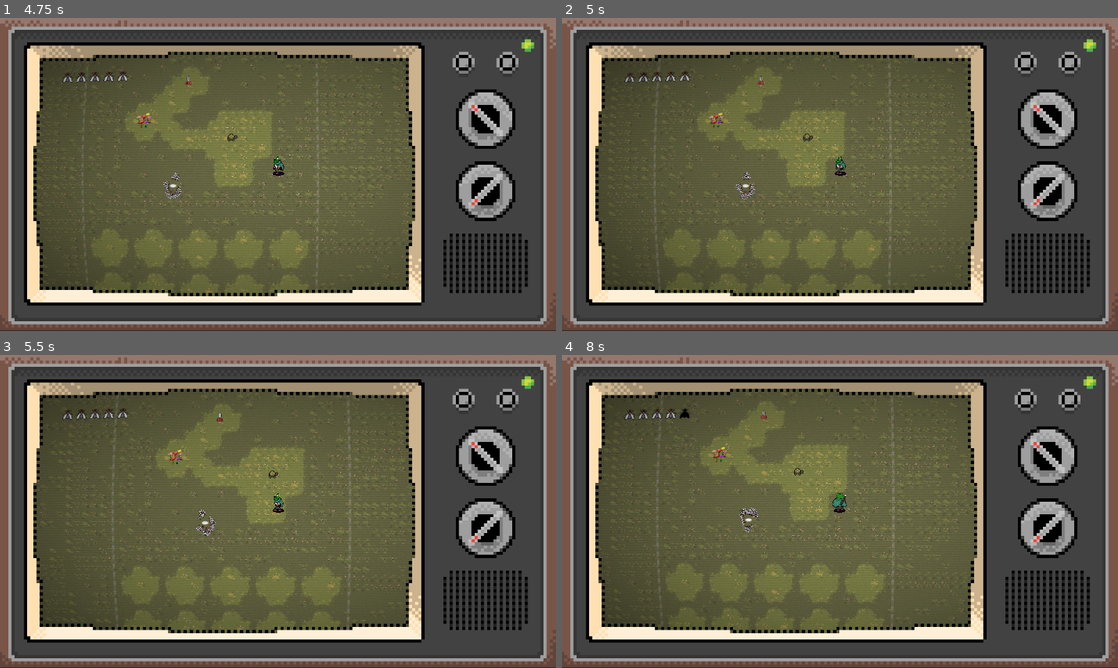
Above: before the commit, frames 1-4 (two rows, left to right).
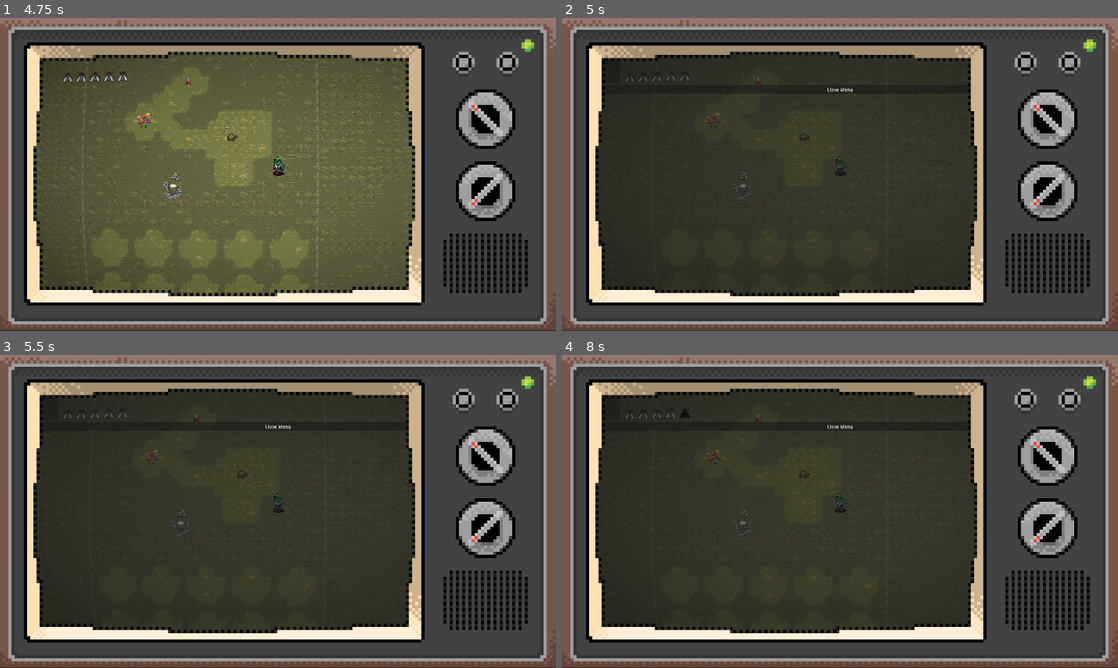
Above: after the commit, the same moments.

Repository: Teddybar5/FroggysBigDay
Game: Godot game, scene res://scenes/ui/MainMenu.tscn
The game is run twice, just before and just after one commit, with the same random seed, the same clock (stepped at 60 frames per second) and the same inputs.
Inputs (mouse positions are in pixels of both pictures, inside the frame that each line leads up to):
- Up to frame 1 (4.75 s): click (194, 146) at 0.5 s; hold D (right) 1.28-2.03 s; hold E (interact) 1.28-2.03 s; hold S (down) 2.03-2.78 s; tap E (interact) at 2.1, 3.6 s; hold D (right) 2.78-3.53 s; hold E (interact) 2.78-3.53 s; hold W (up) 3.53-4.28 s; hold A (left) from 4.28 s (still down); hold E (interact) from 4.28 s (still down)
- Up to frame 2 (5 s): keep holding A (left); keep holding E (interact); tap Q (toggle_quest_menu, bound only after the commit) at 4.9 s
- Up to frame 3 (5.5 s): keep holding A (left); release E (interact) at 5.03 s; tap E (interact) at 5.1 s
- Up to frame 4 (8 s): release A (left) at 5.78 s; hold S (down) 5.78-6.53 s; hold E (interact) 5.78-6.53 s; hold D (right) 6.53-7.28 s; tap E (interact) at 6.6 s; hold W (up) from 7.28 s (still down); hold E (interact) from 7.28 s (still down)

Frame 1 is identical in both runs. In frame 2, 48% of the frame differs, in the area x 6-75%, y 10-89%; in frame 3, 47%; in frame 4, 48%.

Commit message:
Quest Menu Functionality

Diff:
--- a/froggys-big-day/project.godot
+++ b/froggys-big-day/project.godot
@@ -14,6 +14,10 @@
 run/main_scene="uid://d38gabgdvuyhe"
 config/features=PackedStringArray("4.7", "GL Compatibility")
 config/icon="res://icon.svg"
+
+[autoload]
+
+QuestManager="*uid://dfi6apo351w3g"
 
 [display]
 
@@ -52,6 +56,11 @@
 "events": [Object(InputEventKey,"resource_local_to_scene":false,"resource_name":"","device":-1,"window_id":0,"alt_press …(192 unchanged characters)…
 ]
 }
+toggle_quest_menu={
+"deadzone": 0.2,
+"events": [Object(InputEventKey,"resource_local_to_scene":false,"resource_name":"","device":-1,"window_id":0,"alt_pressed":false,"shift_pressed":false,"ctrl_pressed":false,"meta_pressed":false,"pressed":false,"keycode":0,"physical_keycode":81,"key_label":0,"unicode":113,"location":0,"echo":false,"script":null)
+]
+}
 
 [layer_names]
 
--- /dev/null
+++ b/froggys-big-day/quests/data/test1Quest.tres
@@ -0,0 +1,11 @@
+[gd_resource type="Resource" script_class="Quest" format=3 uid="uid://cbdy3g0kshw6p"]
+
+[ext_resource type="Script" uid="uid://cqchtwqel3tem" path="res://quests/quest.gd" id="1_yn50l"]
+
+[resource]
+script = ExtResource("1_yn50l")
+id = "000"
+title = "Test1"
+description = "This is simply a test qest, there is nothing more to see, this is just to test if it works I HOPE IT WORKS HERE ARE MORE WORDS LOL"
+objectives = Array[String](["Complete task 1", "Complete task 2"])
+metadata/_custom_type_script = "uid://cqchtwqel3tem"
--- /dev/null
+++ b/froggys-big-day/quests/data/test2Quest.tres
@@ -0,0 +1,11 @@
+[gd_resource type="Resource" script_class="Quest" format=3 uid="uid://bq50m6q0i4t5u"]
+
+[ext_resource type="Script" uid="uid://cqchtwqel3tem" path="res://quests/quest.gd" id="1_l4se1"]
+
+[resource]
+script = ExtResource("1_l4se1")
+id = "001"
+title = "Test2"
+description = "This is another test, lets hope it still works, a lot of information can go here and stuff"
+objectives = Array[String](["Complete task 1"])
+metadata/_custom_type_script = "uid://cqchtwqel3tem"
--- /dev/null
+++ b/froggys-big-day/quests/quest.gd
@@ -0,0 +1,8 @@
+class_name Quest
+extends Resource
+
+@export var id: String
+@export var title: String
+@export_multiline var description: String
+@export var objectives: Array[String]
+@export var completed: bool = false
--- /dev/null
+++ b/froggys-big-day/quests/quest_manager.gd
@@ -0,0 +1,35 @@
+extends Node
+
+signal quests_changed
+
+var quests: Array[Quest] = []
+
+func _ready() -> void:
+	load_all_quests("res://quests/data/")
+
+func load_all_quests(path: String) -> void:
+	var dir := DirAccess.open(path)
+	if dir == null:
+		push_error("Could not open quest folder: " + path)
+		return
+	for file_name in dir.get_files():
+		print("Found file: ", file_name)
+		file_name = file_name.trim_suffix(".remap")
+		if file_name.ends_with(".tres"):
+			var quest := load(path + file_name) as Quest
+			if quest:
+				quests.append(quest)
+			else:
+				push_warning("Not a Quest resource: " + file_name)
+		else:
+			push_warning("Skipped (not .tres): " + file_name)
+
+func get_active_quests() -> Array[Quest]:
+	return quests.filter(func(q: Quest): return not q.completed)
+
+func complete_quest(id: String) -> void:
+	for q in quests:
+		if q.id == id:
+			q.completed = true
+			quests_changed.emit()
+			return
--- a/froggys-big-day/scenes/levels/MainLevel.tscn
+++ b/froggys-big-day/scenes/levels/MainLevel.tscn
@@ -13,6 +13,7 @@
 [ext_resource type="Shader" uid="uid://d11lkdsbrqmy6" path="res://scenes/levels/MainLevel.gdshader" id="11_qb1ua"]
 [ext_resource type="Texture2D" uid="uid://c2v5aorduu02o" path="res://assets/art/sprites/TV.png" id="11_xw3i5"]
 [ext_resource type="Script" uid="uid://dtjfgsnlrmliv" path="res://scripts/filter.gd" id="12_1x1s3"]
+[ext_resource type="PackedScene" uid="uid://6snwrejtmlib" path="res://scenes/ui/QuestMenu.tscn" id="14_viy5o"]
 
 [sub_resource type="ShaderMaterial" id="ShaderMaterial_ri2x3"]
 shader = ExtResource("11_qb1ua")
@@ -103,4 +104,6 @@
 scale = Vector2(0.90028083, 0.9004166)
 texture = ExtResource("11_xw3i5")
 
+[node name="QuestMenu" parent="." unique_id=968596364 instance=ExtResource("14_viy5o")]
+
 [editable path="CanvasLayer/DialogueScrollBox"]
--- /dev/null
+++ b/froggys-big-day/scenes/ui/QuestMenu.tscn
@@ -0,0 +1,54 @@
+[gd_scene format=3 uid="uid://6snwrejtmlib"]
+
+[ext_resource type="Script" uid="uid://dfdd0oiyaiox3" path="res://scripts/quest_menu.gd" id="1_ctxka"]
+
+[node name="QuestMenu" type="CanvasLayer" unique_id=968596364]
+script = ExtResource("1_ctxka")
+
+[node name="Panel" type="Panel" parent="." unique_id=1887196139]
+anchors_preset = 15
+anchor_right = 1.0
+anchor_bottom = 1.0
+grow_horizontal = 2
+grow_vertical = 2
+
+[node name="MarginContainer" type="MarginContainer" parent="Panel" unique_id=1771747378]
+layout_mode = 1
+anchors_preset = 15
+anchor_right = 1.0
+anchor_bottom = 1.0
+offset_bottom = -5.0
+grow_horizontal = 2
+grow_vertical = 2
+
+[node name="VBoxContainer" type="VBoxContainer" parent="Panel/MarginContainer" unique_id=778665334]
+layout_mode = 2
+
+[node name="Title" type="Label" parent="Panel/MarginContainer/VBoxContainer" unique_id=2054895107]
+layout_mode = 2
+text = "Quest Menu"
+horizontal_alignment = 1
+vertical_alignment = 1
+
+[node name="HSplitContainer" type="HSplitContainer" parent="Panel/MarginContainer/VBoxContainer" unique_id=429753673]
+layout_mode = 2
+
+[node name="QuestList" type="ItemList" parent="Panel/MarginContainer/VBoxContainer/HSplitContainer" unique_id=1498017196]
+custom_minimum_size = Vector2(200, 200)
+layout_mode = 2
+
+[node name="QuestDetails" type="VBoxContainer" parent="Panel/MarginContainer/VBoxContainer/HSplitContainer" unique_id=1536066092]
+layout_mode = 2
+
+[node name="QuestName" type="Label" parent="Panel/MarginContainer/VBoxContainer/HSplitContainer/QuestDetails" unique_id=1442562515]
+layout_mode = 2
+
+[node name="Description" type="RichTextLabel" parent="Panel/MarginContainer/VBoxContainer/HSplitContainer/QuestDetails" unique_id=2064976264]
+layout_mode = 2
+
+[node name="Objectives" type="VBoxContainer" parent="Panel/MarginContainer/VBoxContainer/HSplitContainer/QuestDetails" unique_id=1757423066]
+layout_mode = 2
+
+[node name="CloseButton" type="Button" parent="Panel/MarginContainer/VBoxContainer" unique_id=994992588]
+layout_mode = 2
+text = "Close Menu"
--- /dev/null
+++ b/froggys-big-day/scripts/quest_menu.gd
@@ -0,0 +1,84 @@
+extends CanvasLayer
+
+@onready var panel: Control = $Panel
+@onready var quest_list: ItemList = $Panel/MarginContainer/VBoxContainer/HSplitContainer/QuestList
+@onready var close_button: Button = $Panel/MarginContainer/VBoxContainer/CloseButton
+
+# New: details panel references
+@onready var quest_name_label: Label = $Panel/MarginContainer/VBoxContainer/HSplitContainer/QuestDetails/QuestName
+@onready var description_label: RichTextLabel = $Panel/MarginContainer/VBoxContainer/HSplitContainer/QuestDetails/Description
+@onready var objectives_box: VBoxContainer = $Panel/MarginContainer/VBoxContainer/HSplitContainer/QuestDetails/Objectives
+
+
+func _ready() -> void:
+	#Keep working while the game is paused
+	process_mode = Node.PROCESS_MODE_ALWAYS
+	panel.hide()
+	close_button.pressed.connect(close_menu)
+	quest_list.item_selected.connect(_on_quest_selected)
+
+func _unhandled_input(event: InputEvent) -> void:
+	if event.is_action_pressed("toggle_quest_menu"):
+		toggle_menu()
+		get_viewport().set_input_as_handled()
+
+func toggle_menu() -> void:
+	if panel.visible:
+		close_menu()
+	else:
+		open_menu()
+
+func open_menu() -> void:
+	refresh_quest_list()
+	panel.show()
+	await get_tree().process_frame
+	print("List size: ", quest_list.size)
+	print("Max columns: ", quest_list.max_columns)
+	print("Row 0 rect: ", quest_list.get_item_rect(0))
+	print("Row 1 rect: ", quest_list.get_item_rect(1))
+	get_tree().paused = true
+
+func close_menu() -> void:
+	panel.hide()
+	get_tree().paused = false
+
+#rebuild the list from QuestManager
+func refresh_quest_list() -> void:
+	quest_list.clear()
+	for quest in QuestManager.quests:
+		var index := quest_list.add_item(quest.title)
+		quest_list.set_item_metadata(index, quest)
+	clear_details()
+
+	#Auto-select the first quest if there is one
+	if quest_list.item_count > 0:
+		quest_list.select(0)
+		_on_quest_selected(0)
+
+#shows the selected quest instead of just printing
+func _on_quest_selected(index: int) -> void:
+	var quest: Quest = quest_list.get_item_metadata(index)
+	show_quest(quest)
+
+#fill in the details panel
+func show_quest(quest: Quest) -> void:
+	quest_name_label.text = quest.title
+	description_label.text = quest.description
+
+	#Remove old objective labels
+	for child in objectives_box.get_children():
+		child.queue_free()
+
+	#Add one label per objective
+	for objective in quest.objectives:
+		var label := Label.new()
+		label.text = "• " + objective
+		label.autowrap_mode = TextServer.AUTOWRAP_WORD_SMART
+		objectives_box.add_child(label)
+
+#empty the details panel
+func clear_details() -> void:
+	quest_name_label.text = ""
+	description_label.text = ""
+	for child in objectives_box.get_children():
+		child.queue_free()
Not shown, added: froggys-big-day/quests/quest.gd.uid
Not shown, added: froggys-big-day/quests/quest_manager.gd.uid
Not shown, added: froggys-big-day/scripts/quest_menu.gd.uid
Not shown, added: froggys-big-day/scenes/ui/QuestMenu.tscn796410973.tmp
Not shown, added: froggys-big-day/scenes/ui/QuestMenu.tscn803678136.tmp
Not shown, added: froggys-big-day/scenes/ui/QuestMenu.tscn815265941.tmp
Not shown, added: froggys-big-day/scenes/ui/QuestMenu.tscn842611344.tmp
Not shown, added: froggys-big-day/scenes/ui/QuestMenu.tscn871862609.tmp
